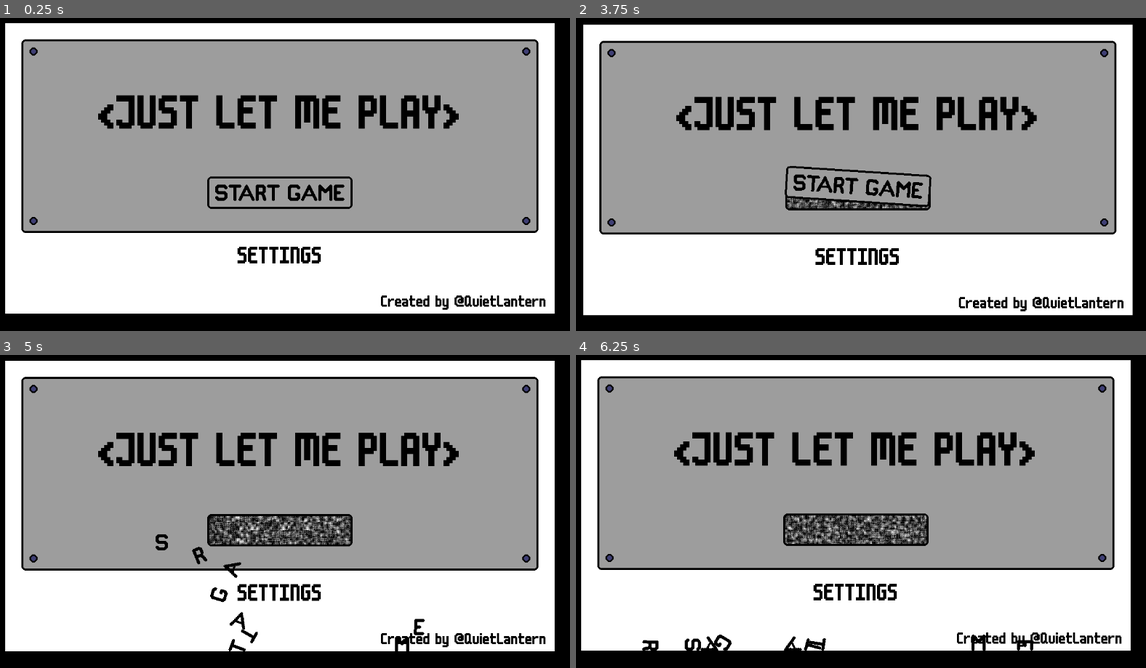
Above: before the commit, frames 1-4 (two rows, left to right).
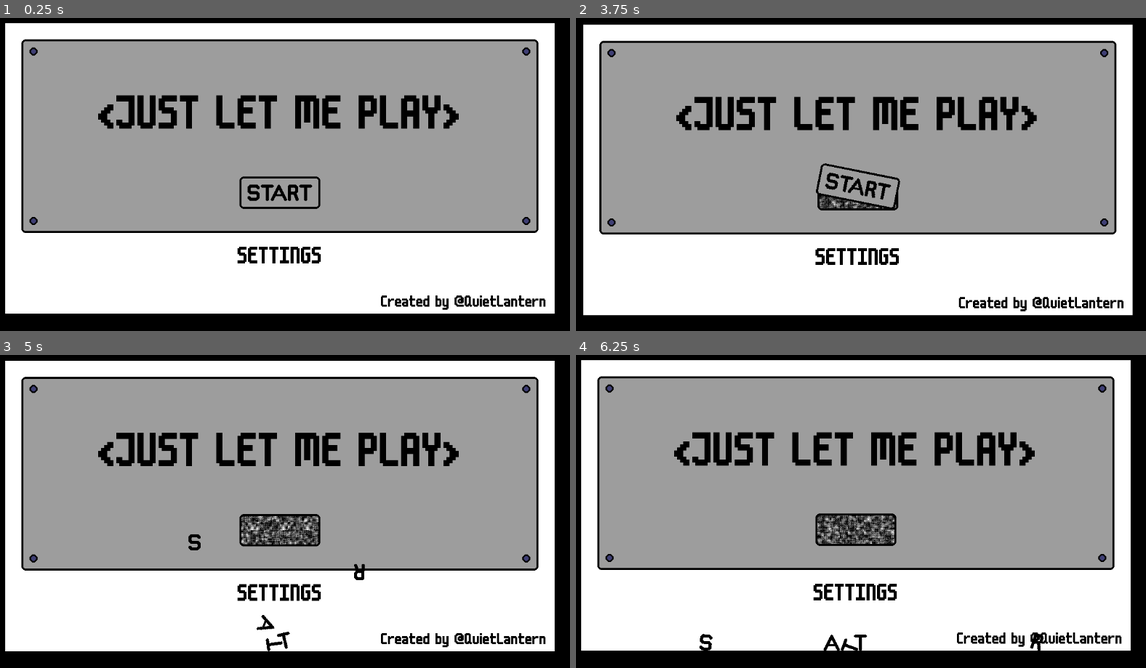
Above: after the commit, the same moments.

Repository: conor-wilson/secret-sapphire
Game: Godot game, scene res://scenes/main.tscn
Same seed, same stepped clock (60 frames per second), same inputs: the game is played once before the commit and once after it.
Inputs (mouse positions are in pixels of both pictures, inside the frame that each line leads up to):
- Up to frame 1 (0.25 s): no input
- Up to frame 2 (3.75 s): tap Enter at 0.5, 3.5 s; move the mouse to (855, 136) at 0.52 s; hold Right (ui_right) 0.53-1.25 s; click (855, 136) at 0.6 s; click "SETTINGS" at 1.25 s; click "BACK" at 2 s; tap Space at 2.75 s; move the mouse to (855, 136) at 2.77 s; hold Right (ui_right) 2.78-3.53 s; click (855, 136) at 2.85 s; move the mouse to (855, 193) at 3.52 s; hold Left (ui_left) from 3.53 s (still down); click (855, 193) at 3.6 s
- Up to frame 3 (5 s): move the mouse to (34, 389) at 4.27 s; release Left (ui_left) at 4.28 s; hold Right (ui_right) from 4.28 s (still down); click (34, 389) at 4.35 s
- Up to frame 4 (6.25 s): move the mouse to (1100, 389) at 5.02 s; click (1100, 389) at 5.1 s; move the mouse to (610, 558) at 5.77 s; release Right (ui_right) at 5.78 s; hold Left (ui_left) from 5.78 s (still down); click (610, 558) at 5.85 s

The runs differ from the first frame. In frame 1, 0.9% of the frame differs, in the area x 36-62%, y 50-62%; in frame 2, 1.6%; in frame 3, 2.0%, in the area x 27-75%, y 50-95%; in frame 4, 1.9%.

Commit message:
Refactored START GAME button to just a START button

Diff:
--- a/let-me-play/scenes/main_menu.gd
+++ b/let-me-play/scenes/main_menu.gd
@@ -3,6 +3,8 @@
 signal settings_pressed
 signal shake_screen(strength:float, fade:float)
 signal start_button_exploded
+
+var panel_screw_count:int = 4
 
 # TODO: Organise this code file. It's a damn mess.
 
@@ -18,7 +20,6 @@
 func _on_settings_button_pressed() -> void:
 	settings_pressed.emit()
 
-var panel_screw_count:int = 4
 
 func _on_screw_1_click() -> void:
 	_detatch_screw($InteractiveElements/Screw1)
--- a/let-me-play/scenes/main_menu.tscn
+++ b/let-me-play/scenes/main_menu.tscn
@@ -10,7 +10,7 @@
 [ext_resource type="Texture2D" uid="uid://4damehrpitmi" path="res://assets/art/CrumpledPaper.png" id="4_ylyox"]
 [ext_resource type="FontFile" uid="uid://bckbkknmti08k" path="res://assets/fonts/m6x11.ttf" id="5_2a3fy"]
 [ext_resource type="Theme" uid="uid://fqhlidlvqsyl" path="res://assets/fonts/menu_buttons.tres" id="6_43f6x"]
-[ext_resource type="Texture2D" uid="uid://da1aop1iloq0v" path="res://assets/art/StartButton.png" id="7_cyu86"]
+[ext_resource type="Texture2D" uid="uid://y8wgjwjjrbhx" path="res://assets/art/SmallStartButton.png" id="8_nhvuo"]
 [ext_resource type="Texture2D" uid="uid://op2bmdwt6xln" path="res://assets/art/Screw.png" id="8_yx54q"]
 [ext_resource type="PackedScene" uid="uid://lvqqxc7ln6wx" path="res://scenes/running_letter.tscn" id="13_7j4n4"]
 [ext_resource type="SpriteFrames" uid="uid://cjnjhykip21o5" path="res://assets/art/RunningLetters/running_s.tres" id="14_asqxe"]
@@ -63,7 +63,7 @@
 size = Vector2(1024, 384)
 
 [sub_resource type="RectangleShape2D" id="RectangleShape2D_nwsea"]
-size = Vector2(60, 284)
+size = Vector2(60, 156)
 
 [sub_resource type="CircleShape2D" id="CircleShape2D_jk44i"]
 radius = 8.0
@@ -133,10 +133,10 @@
 metadata/_edit_group_ = true
 
 [node name="Sprite2D" type="Sprite2D" parent="InteractiveElements/StartButton"]
-texture = ExtResource("7_cyu86")
+texture = ExtResource("8_nhvuo")
 
 [node name="CollisionShape2D" type="CollisionShape2D" parent="InteractiveElements/StartButton"]
-position = Vector2(-7.62939e-06, 1.43051e-05)
+position = Vector2(0, 3.05176e-05)
 rotation = 1.57079
 shape = SubResource("RectangleShape2D_nwsea")
 
@@ -220,48 +220,28 @@
 [node name="Letters" type="Node2D" parent="."]
 
 [node name="S" parent="Letters" instance=ExtResource("3_1ar5g")]
-position = Vector2(438, 579)
+position = Vector2(503, 585)
 rotation = -0.0150613
 
 [node name="T1" parent="Letters" instance=ExtResource("3_1ar5g")]
-position = Vector2(472, 574)
+position = Vector2(537, 580)
 rotation = -0.0150613
 letter_type = 1
 
 [node name="A1" parent="Letters" instance=ExtResource("3_1ar5g")]
-position = Vector2(508, 571)
+position = Vector2(573, 577)
 rotation = -0.0150613
 letter_type = 2
 
 [node name="R" parent="Letters" instance=ExtResource("3_1ar5g")]
-position = Vector2(539, 569)
+position = Vector2(604, 575)
 rotation = -0.0150613
 letter_type = 3
 
 [node name="T2" parent="Letters" instance=ExtResource("3_1ar5g")]
-position = Vector2(567, 573)
+position = Vector2(632, 579)
 rotation = -0.0150613
 letter_type = 1
-
-[node name="G" parent="Letters" instance=ExtResource("3_1ar5g")]
-position = Vector2(615, 575)
-rotation = -0.0150613
-letter_type = 4
-
-[node name="A2" parent="Letters" instance=ExtResource("3_1ar5g")]
-position = Vector2(652, 572)
-rotation = -0.0150613
-letter_type = 2
-
-[node name="M" parent="Letters" instance=ExtResource("3_1ar5g")]
-position = Vector2(689, 573)
-rotation = -0.0150613
-letter_type = 5
-
-[node name="E" parent="Letters" instance=ExtResource("3_1ar5g")]
-position = Vector2(716, 573)
-rotation = -0.0150613
-letter_type = 6
 
 [node name="CreditContainer" type="MarginContainer" parent="."]
 offset_left = 760.0
Binary file changed: let-me-play/assets/art/Panel.png
Binary file added: let-me-play/assets/art/SmallStartButton.png
Not shown, added: let-me-play/assets/art/SmallStartButton.png.import
Not shown, added: aseprite/SmallStartButton.aseprite
